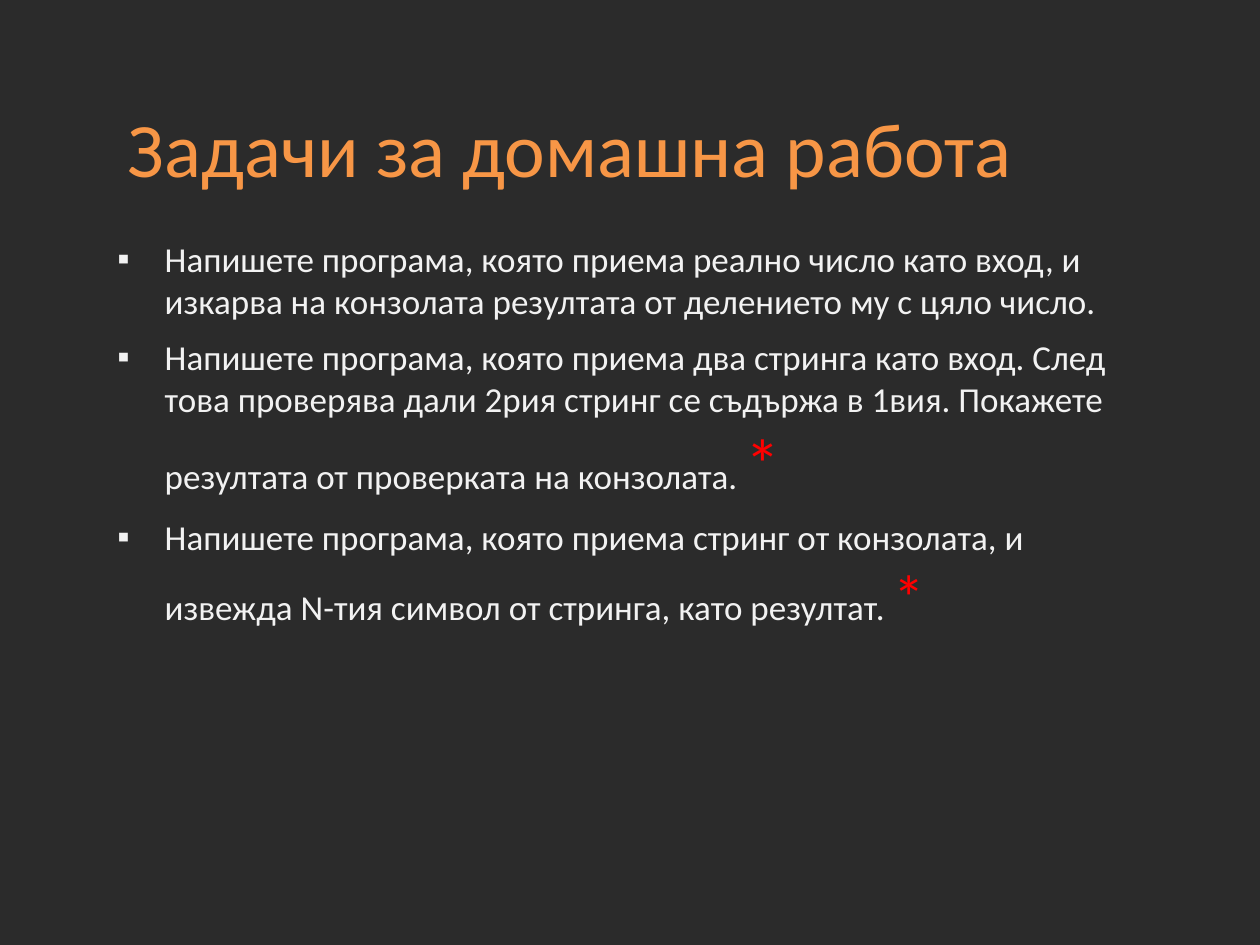
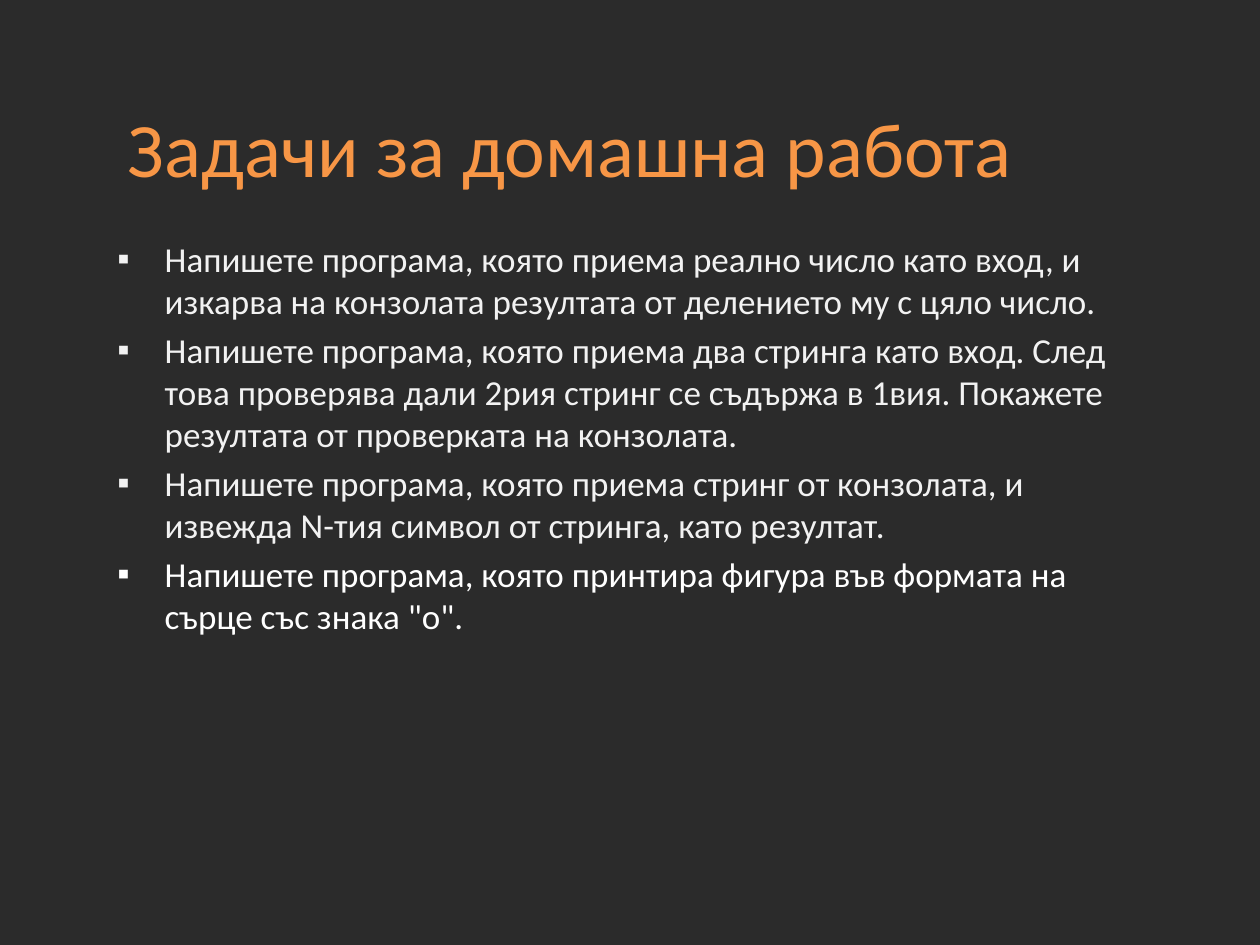
Before and after one commit to Academy-Soft-Intellect/Dot-Net-Course, a slide deck: slide 26 of 03-Data-Types.pptx. Drawn at 1260x945 pixels with LibreOffice and Linux fonts; fonts in the diff are those of the drawing; background and template pictures are left out; a plain dark background stands for a picture behind light text. Boxes give left, top, right and bottom in pixels: in the first picture for what was removed or moved away, otherwise in the second. Text is boxed around its words. In the diff, an @@ line names an element or a change of style, - is before the commit and + after.

```diff
--- a/03-Data-Types.pptx
+++ b/03-Data-Types.pptx
@@ text at box(165, 340, 1105, 635): text changed @@
-▪ Напишете програма, която приема два стринга като вход. След това проверява дали 2рия стринг се съдържа в 1вия. Покажете резултата от проверката на конзолата. *
-▪ Напишете програма, която приема стринг от конзолата, и извежда N-тия символ от стринга, като резултат. *
+▪ Напишете програма, която приема два стринга като вход. След това проверява дали 2рия стринг се съдържа в 1вия. Покажете резултата от проверката на конзолата.
+▪ Напишете програма, която приема стринг от конзолата, и извежда N-тия символ от стринга, като резултат.
+▪ Напишете програма, която принтира фигура във формата на сърце със знака "o".
```
Also in this commit, not shown: 1 other slide changed.
